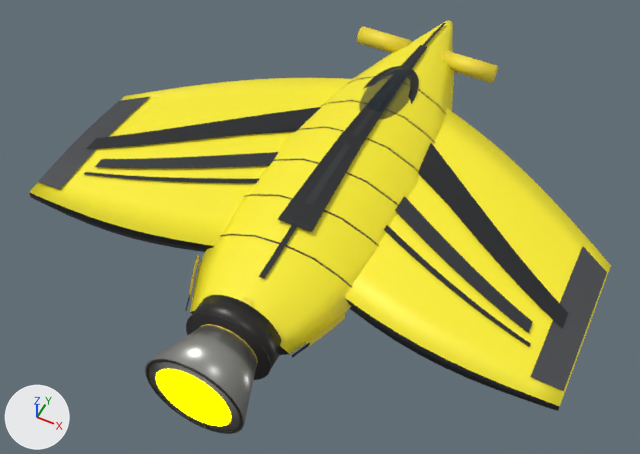
One commit to the glTF model ThoriumGap_JS/models/Ship_ManraRay_858242.glb: the scene before it, then after it.
One viewpoint serves both versions: a 50 mm lens placed at (3.32, -7.8, 8.03), pointed at (-0.07, -1.02, -0.45). Lighting does not change. The marker at lower left points along +X, +Y and +Z. The older version comes first. Where no turn or scale is listed for an object, it has been applied to the vertices.

The first picture shows 'EngineBell_CentralMainRocketNozzle', 'EngineEmitter', 'EngineMount_AftCentralTailBlock', 'EngineShoulder_Left_AftCoolingPanel', 'EngineShoulder_Right_AftCoolingPanel', 'EngineShroud_AftBlendedRocketFairing', 'EngineSpine_DorsalAftFairing', 'Fuselage_CentralRayHull_FacetedAeroBody', 'NoseHammer_Left_ForwardSensorLobe', 'NoseHammer_Right_ForwardSensorLobe', 'PaintDorsalSweep_PrimaryMantaArrow', 'PaintWingSweep_Left_PrimaryLongArc_Top', 'PaintWingSweep_Right_PrimaryLongArc_Top', 'PaintWingSweep_Right_SecondaryLowerArc_Top', 'WingTipTrim_Left_HardCutOuterPlate_Top', 'WingTipTrim_Right_HardCutOuterPlate_Top', 'Wing_Left_MantaAerofoil', 'Wing_Right_MantaAerofoil' and 17 more.
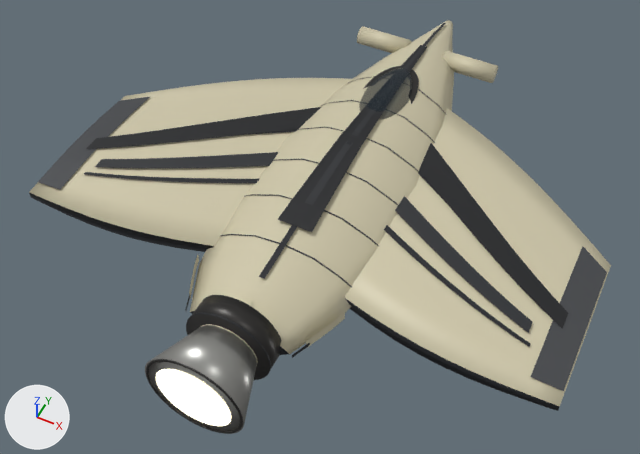
Location of each change, (x1, y1, x2, y2) in pixels of the pictures (640 x 454 px):
'Wing_Right_MantaAerofoil', recoloured (yellow to beige)
    both: (344, 108, 611, 409)
'Fuselage_CentralRayHull_FacetedAeroBody', recoloured (yellow to beige)
    both: (190, 20, 454, 355)
'Wing_Left_MantaAerofoil', recoloured (yellow to beige)
    both: (29, 78, 353, 252)
'EngineEmitter', recoloured (yellow to beige)
    both: (156, 369, 231, 426)
'NoseHammer_Right_ForwardSensorLobe', recoloured (yellow to beige)
    both: (443, 51, 498, 83)
'NoseHammer_Left_ForwardSensorLobe', recoloured (yellow to beige)
    both: (357, 26, 411, 53)
'EngineShoulder_Right_AftCoolingPanel', recoloured (yellow to beige)
    both: (306, 312, 345, 348)
'EngineShoulder_Left_AftCoolingPanel', recoloured
    both: (189, 255, 199, 299)
'EngineShroud_AftBlendedRocketFairing', recoloured
    both: (199, 301, 265, 360)
'EngineSpine_DorsalAftFairing', recoloured
    both: (241, 297, 252, 306)

Patch to the scene script:
```diff
--- a/ThoriumGap_JS/models/Ship_ManraRay_858242.glb.py
+++ b/ThoriumGap_JS/models/Ship_ManraRay_858242.glb.py
@@ mat_engineglow @@
 mat_engineglow.roughness = 1.0
-mat_engineglow.emission_color = (1.0, 1.0, 0.0)  # yellow #ffff00
+mat_engineglow.emission_color = (0.62, 0.57, 0.4)  # beige #cec7aa
 mat_engineglow.emission_strength = 5.0
@@ mat_ship_mantarayfamily_hammerray_clipped_ray_dorsal_sweeps_seed858242_hull_panel_fullyellowwithblackdetails @@
 mat_ship_mantarayfamily_hammerray_clipped_ray_dorsal_sweeps_seed858242_hull_panel_fullyellowwithblackdetails = principled_material('Ship_MantaRayFamily_HammerRay_clipped_ray_dorsal_sweeps_Seed858242_Hull_Panel_FullYellowWithBlackDetails')
-mat_ship_mantarayfamily_hammerray_clipped_ray_dorsal_sweeps_seed858242_hull_panel_fullyellowwithblackdetails.base_color = (0.92, 0.74, 0.04)  # yellow #f6df38
+mat_ship_mantarayfamily_hammerray_clipped_ray_dorsal_sweeps_seed858242_hull_panel_fullyellowwithblackdetails.base_color = (0.62, 0.57, 0.4)  # beige #cec7aa
 mat_ship_mantarayfamily_hammerray_clipped_ray_dorsal_sweeps_seed858242_hull_panel_fullyellowwithblackdetails.metallic = 0.06
@@ mat_ship_mantarayfamily_hammerray_clipped_ray_dorsal_sweeps_seed858242_hull_main_fullyellowwithblackdetails @@
 mat_ship_mantarayfamily_hammerray_clipped_ray_dorsal_sweeps_seed858242_hull_main_fullyellowwithblackdetails = principled_material('Ship_MantaRayFamily_HammerRay_clipped_ray_dorsal_sweeps_Seed858242_Hull_Main_FullYellowWithBlackDetails')
-mat_ship_mantarayfamily_hammerray_clipped_ray_dorsal_sweeps_seed858242_hull_main_fullyellowwithblackdetails.base_color = (1.0, 0.88, 0.025)  # yellow #fff12c
+mat_ship_mantarayfamily_hammerray_clipped_ray_dorsal_sweeps_seed858242_hull_main_fullyellowwithblackdetails.base_color = (0.62, 0.57, 0.4)  # beige #cec7aa
 mat_ship_mantarayfamily_hammerray_clipped_ray_dorsal_sweeps_seed858242_hull_main_fullyellowwithblackdetails.metallic = 0.04
```
